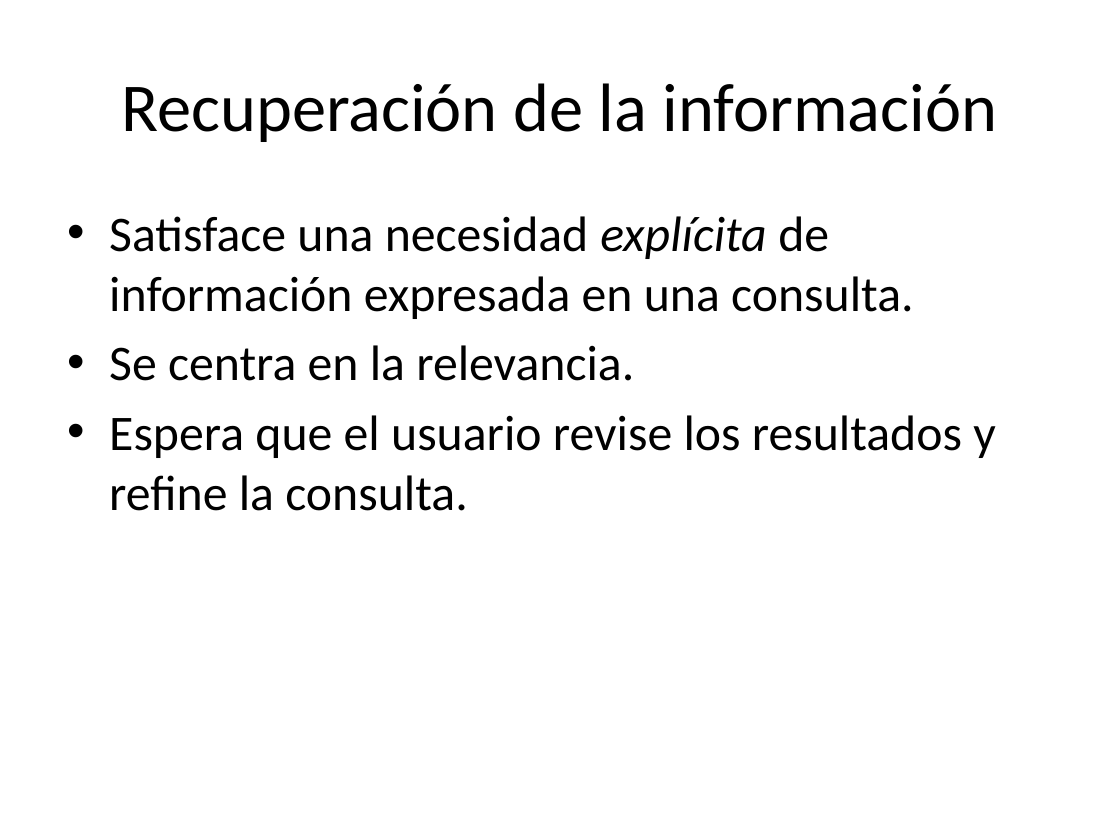
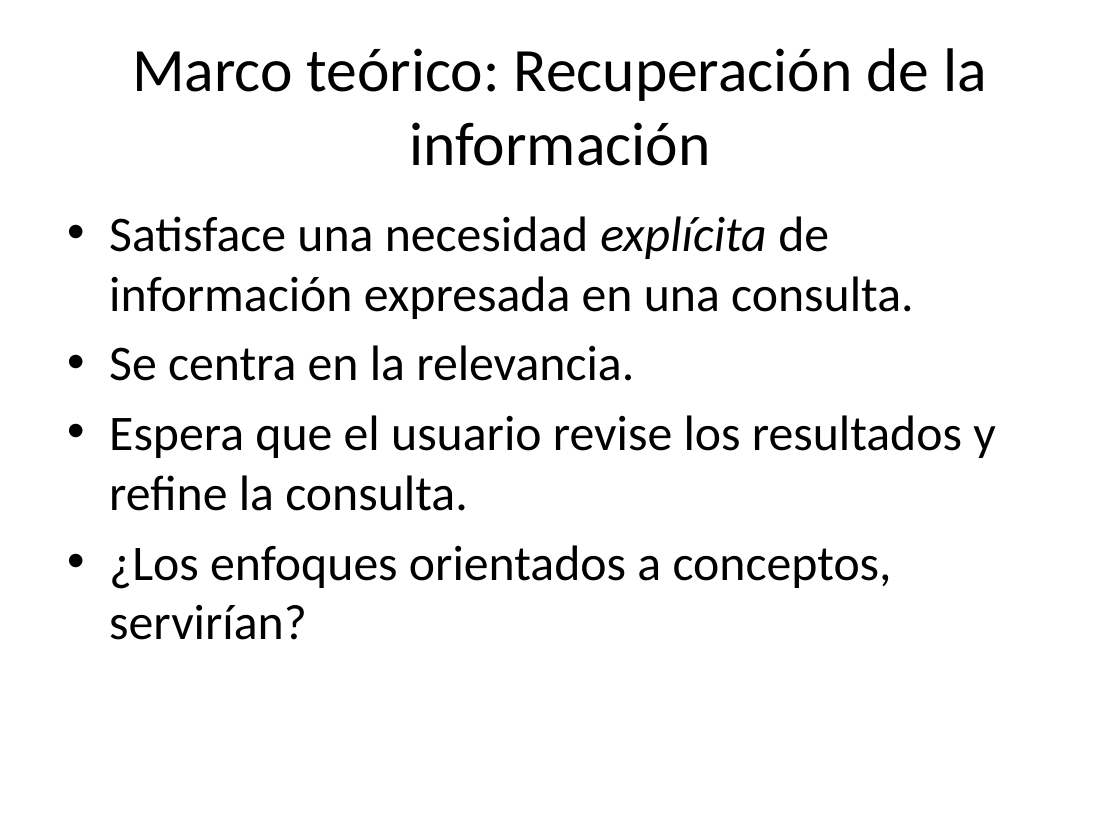
Before and after one commit to lfborjas/Lebrixen, a slide deck: slide 4 of Expo.pptx (slide 5 before the commit). Drawn at 1120x840 pixels with LibreOffice and Linux fonts; fonts in the diff are those of the drawing. Boxes give left, top, right and bottom in pixels: in the first picture for what was removed or moved away, otherwise in the second. Text is boxed around its words. In the diff, an @@ line names an element or a change of style, - is before the commit and + after.

```diff
--- a/Expo.pptx
+++ b/Expo.pptx
@@ title at <box>132,48,987,166</box>: text changed; size 44 to 39.6 pt @@
-Recuperación de la información
+Marco teórico: Recuperación de la información
@@ text at <box>109,545,892,640</box>: paragraph added @@
+• ¿Los enfoques orientados a conceptos, servirían?
```
Also in this commit, not shown: 4 other slides changed, 11 slides added, 2 slides removed.
